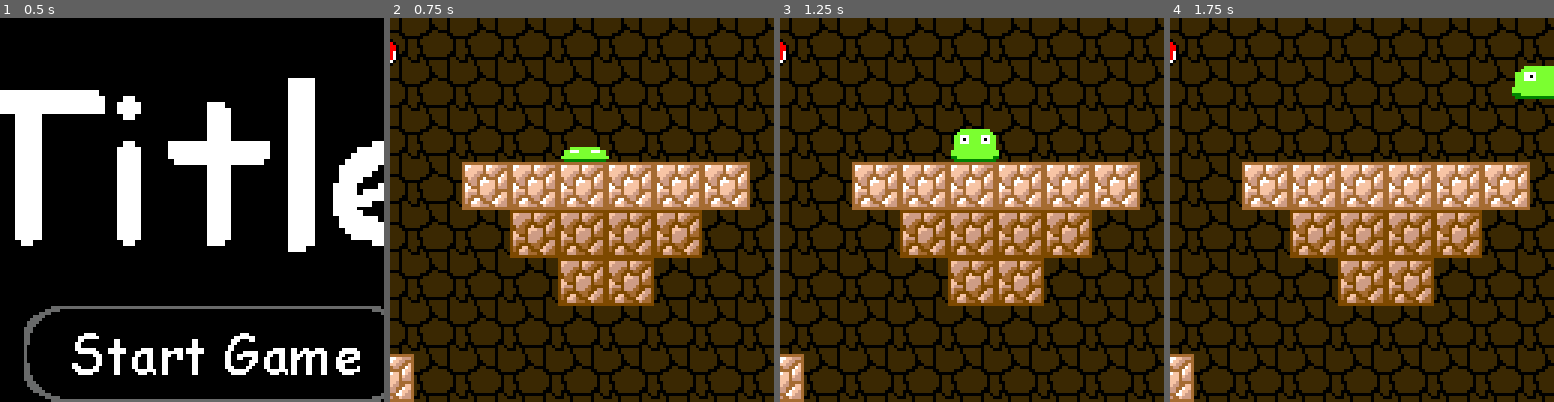
Above: before the commit, frames 1-4 (left to right).
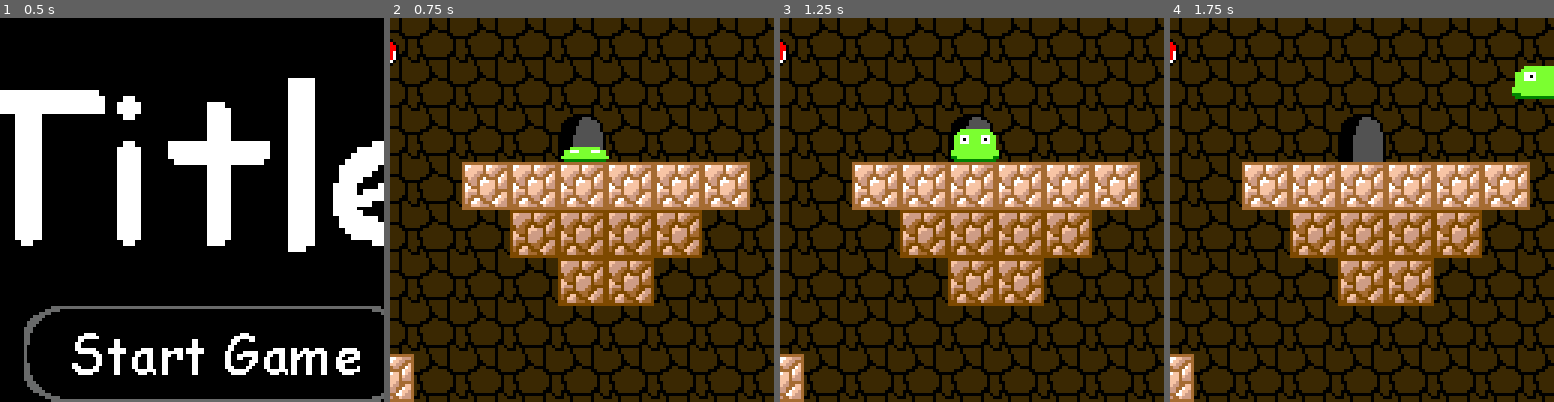
Above: after the commit, the same moments.

Repository: emmetl913/RageJumper
Game: Godot game, scene res://menus/MainMenu.tscn
Same seed, same stepped clock (60 frames per second), same inputs: the game is played once before the commit and once after it.
Inputs (mouse positions are % of the whole screen's width and height, from its top left):
- Up to frame 1 (0.5 s): no input
- Up to frame 2 (0.75 s): click (50, 44) at 0.5 s
- Up to frame 3 (1.25 s): no input
- Up to frame 4 (1.75 s): tap Enter at 1.25 s; hold D (move_right) from 1.28 s (still down); tap Space (jump) at 1.52 s
The pictures show only the part of the screen within x 22-72%, y 0-50%; the shares and areas given below are measured in that part.

Frame 1 is identical in both runs. In frame 2, 0.8% of the frame differs, in the area x 43-57%, y 25-38%; in frame 3, 0.4%; in frame 4, 1.2%.

Commit message:
fixed my shit

Diff:
--- /dev/null
+++ b/Door.tscn
@@ -0,0 +1,18 @@
+[gd_scene load_steps=3 format=3 uid="uid://csrfxqlb7b0mc"]
+
+[ext_resource type="Texture2D" uid="uid://cngom3kxctmlq" path="res://assets/door.png" id="1_mlrew"]
+
+[sub_resource type="RectangleShape2D" id="RectangleShape2D_ucx6y"]
+size = Vector2(20, 18)
+
+[node name="DoorNode" type="Node2D"]
+
+[node name="DoorSprite" type="Sprite2D" parent="."]
+texture_filter = 1
+texture = ExtResource("1_mlrew")
+
+[node name="Area2D" type="Area2D" parent="."]
+
+[node name="CollisionShape2D" type="CollisionShape2D" parent="Area2D"]
+position = Vector2(0, -1)
+shape = SubResource("RectangleShape2D_ucx6y")
--- a/player/Player.tscn
+++ b/player/Player.tscn
@@ -105,7 +105,7 @@
 "onRun": SubResource("Animation_wswpq")
 }
 
-[node name="Player" type="CharacterBody2D"]
+[node name="Player" type="CharacterBody2D" groups=["Player"]]
 scale = Vector2(0.98374, 0.985765)
 script = ExtResource("1_do1lc")
 speed = 150
--- /dev/null
+++ b/sacred_gem_node.gd
@@ -0,0 +1,19 @@
+extends Node2D
+
+var player_has_gem
+
+# Called when the node enters the scene tree for the first time.
+func _ready():
+	player_has_gem = false
+	$SacredGemSprite.visible = true
+
+
+# Called every frame. 'delta' is the elapsed time since the previous frame.
+func _process(delta):
+	pass
+
+func _on_sacred_gem_area_body_entered(body):
+	if (body.is_in_group("Player")):
+		print(body.name)
+		player_has_gem = true
+		$SacredGemSprite.visible = false
--- /dev/null
+++ b/sacred_gem_node.tscn
@@ -0,0 +1,40 @@
+[gd_scene load_steps=4 format=3 uid="uid://bu4ky5npwa88u"]
+
+[ext_resource type="Texture2D" uid="uid://bramb66sa005b" path="res://assets/sacred_gem.png" id="1_umtri"]
+
+[sub_resource type="GDScript" id="GDScript_sn0o8"]
+script/source = "extends Node2D
+
+
+# Called when the node enters the scene tree for the first time.
+func _ready():
+	$SacredGemSprite.visible = true
+	pass
+
+
+# Called every frame. 'delta' is the elapsed time since the previous frame.
+func _process(delta):
+	pass
+
+
+func _on_sacred_gem_area_body_entered(body):
+	if body.is_in_group(\"Player\"):
+		$SacredGemSprite.visible = false
+"
+
+[sub_resource type="RectangleShape2D" id="RectangleShape2D_1dq5o"]
+size = Vector2(16, 16)
+
+[node name="SacredGemNode" type="Node2D"]
+script = SubResource("GDScript_sn0o8")
+
+[node name="SacredGemSprite" type="Sprite2D" parent="."]
+texture_filter = 1
+texture = ExtResource("1_umtri")
+
+[node name="SacredGemArea" type="Area2D" parent="."]
+
+[node name="SacredGemCollision" type="CollisionShape2D" parent="SacredGemArea"]
+shape = SubResource("RectangleShape2D_1dq5o")
+
+[connection signal="body_entered" from="SacredGemArea" to="." method="_on_sacred_gem_area_body_entered"]
--- a/worlds/main.tscn
+++ b/worlds/main.tscn
@@ -10,7 +10,9 @@
 [ext_resource type="Texture2D" uid="uid://j6clm8vt1rd" path="res://assets/mainmenubutton.png" id="5_pg2ie"]
 [ext_resource type="Texture2D" uid="uid://dxpfgikepjkec" path="res://assets/mainmenubuttonpng.png" id="6_qquf2"]
 [ext_resource type="Texture2D" uid="uid://bo8e6uylfjqe8" path="res://assets/tilemap.png" id="8_wiumb"]
+[ext_resource type="PackedScene" uid="uid://csrfxqlb7b0mc" path="res://Door.tscn" id="10_c0yms"]
 [ext_resource type="Texture2D" uid="uid://d2x7yfysppnob" path="res://assets/heart.png" id="11_50tmc"]
+[ext_resource type="PackedScene" uid="uid://bu4ky5npwa88u" path="res://sacred_gem_node.tscn" id="11_a3cap"]
 
 [sub_resource type="TileSetAtlasSource" id="TileSetAtlasSource_47sut"]
 texture = ExtResource("8_wiumb")
@@ -66,6 +68,12 @@
 tile_set = SubResource("TileSet_denni")
 format = 2
 layer_0/tile_data = PackedInt32Array(1441793, 0, 0, 1441794, 0, 0, 1703943, 0, 0, 1703944, 0, 0, 1966084, 0, 0, 1966090, 0, 0, 3276813, 0, 0, 4063233, 0, 0, 4063234, 0, 0, 4849676, 0, 0, 4849677, 0, 0, 4849678, 0, 0, 5111816, 0, 0, 5111815, 0, 0, 5111814, 0, 0)
+
+[node name="SacredGemNode" parent="." instance=ExtResource("11_a3cap")]
+position = Vector2(40, 1256)
+
+[node name="DoorNode" parent="." instance=ExtResource("10_c0yms")]
+position = Vector2(120, 40)
 
 [node name="Player" parent="." instance=ExtResource("1_d5x8k")]
 process_mode = 1
Binary file added: assets/door.png
Not shown, added: assets/door.png.import
Not shown: 1 places in worlds/main.tscn that only renumber resources
Not shown, added: sac646A.tmp
